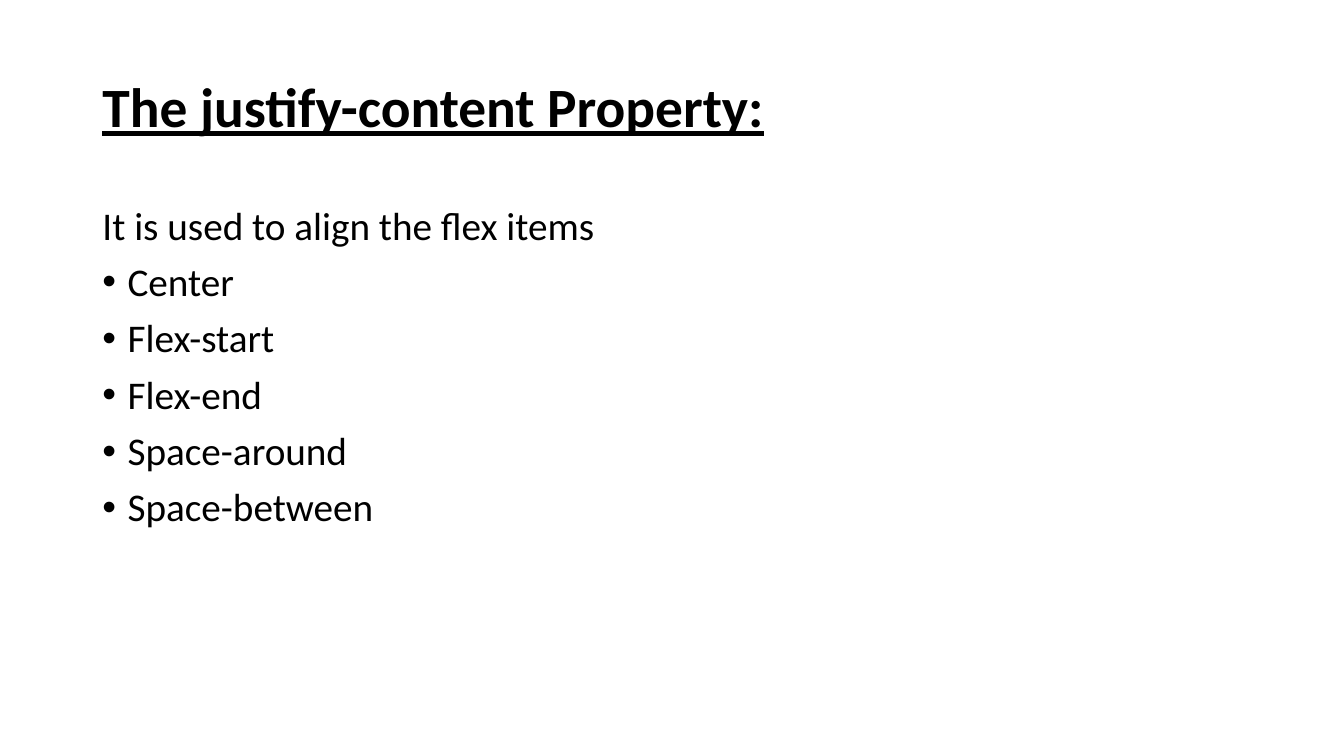
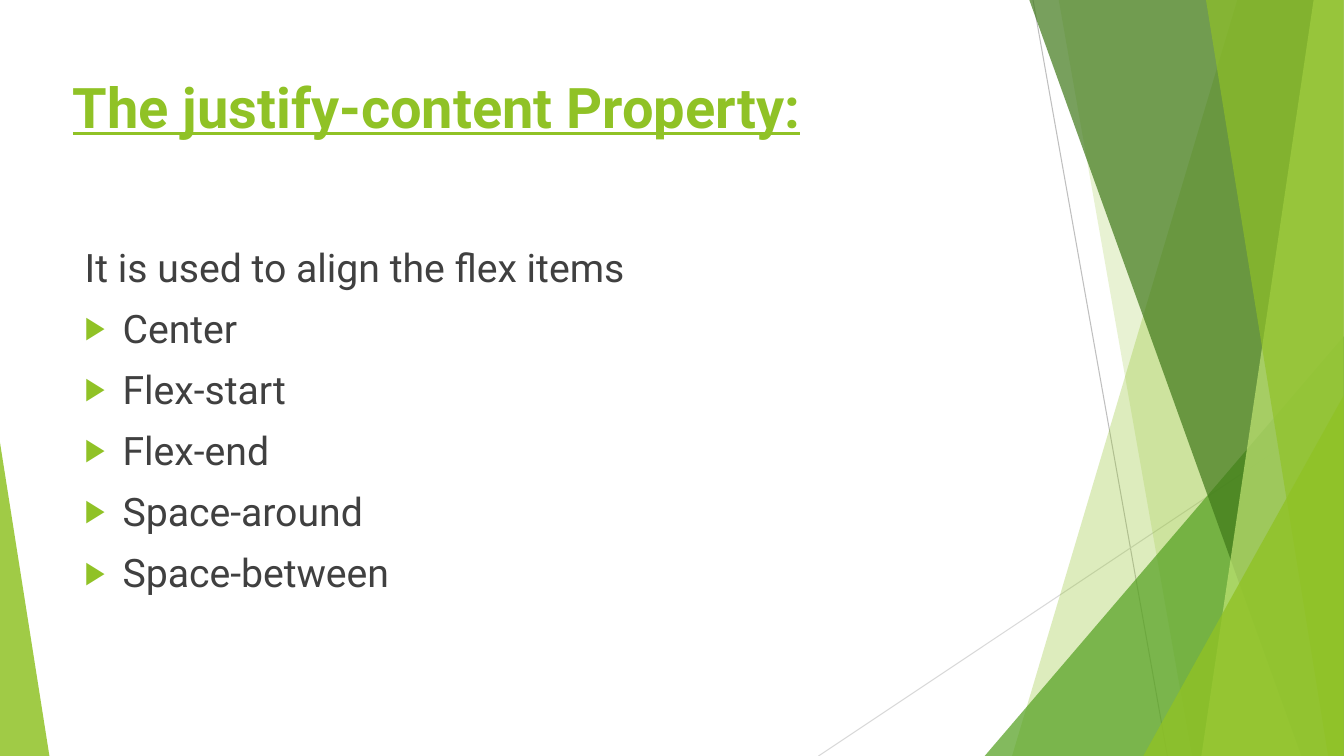
Before and after one commit to joeSuchan/flexboxProject, a slide deck: slide 13 of FlexBox 1D.pptx (slide 12 before the commit). Drawn at 1344x756 pixels with LibreOffice and Linux fonts; fonts in the diff are those of the drawing. Boxes give left, top, right and bottom in pixels: in the first picture for what was removed or moved away, otherwise in the second. Text is boxed around its words. In the diff, an @@ line names an element or a change of style, - is before the commit and + after.

```diff
--- a/FlexBox 1D.pptx
+++ b/FlexBox 1D.pptx
@@ title "The justify-content Property:": place and size @@
-title "The justify-content Property:" at [102, 88, 763, 137]
+title "The justify-content Property:" at [73, 85, 799, 140]
@@ title "The justify-content Property:" at [73, 85, 799, 140]: size 39.6 to 40 pt, font Calibri to Roboto, text colour #000000 to #90C226; line spacing 0.9 to 1; vertical alignment middle to top @@
@@ text "It is used to align ...": place and size @@
-text "It is used to align ..." at [102, 212, 594, 528]
+text "It is used to align ..." at [85, 252, 625, 595]
@@ text "It is used to align ..." at [85, 252, 625, 595]: font Calibri to Roboto, text colour #000000 to #404040; line spacing 0.9 to 1; bullet • to ▶ @@
@@ group added at [0, 0, 1344, 756]: 5 freeform shapes, 3 triangles, 2 lines @@
```
Also in this commit, not shown: 26 other slides changed, 2 slides added.
